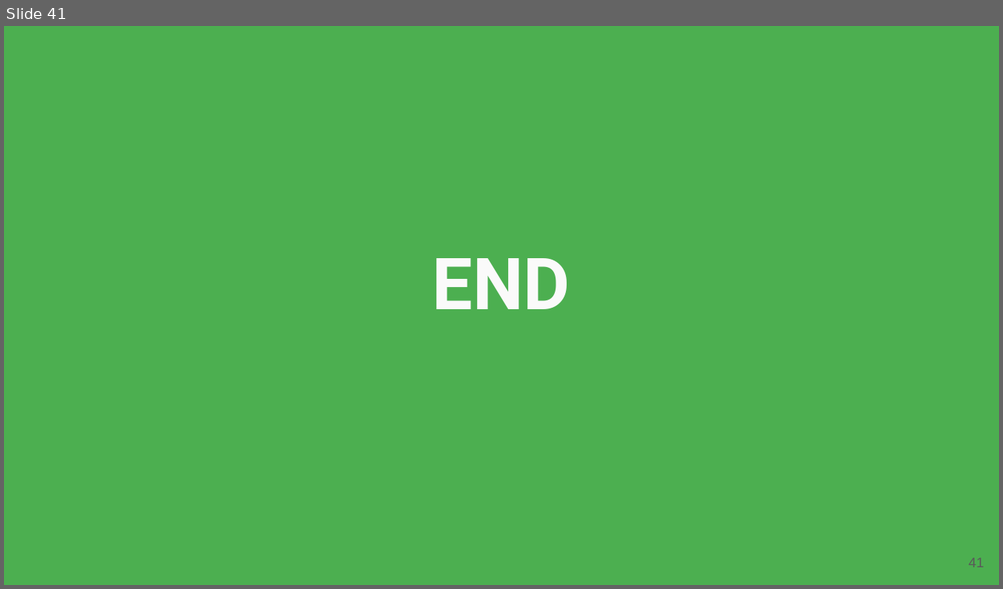
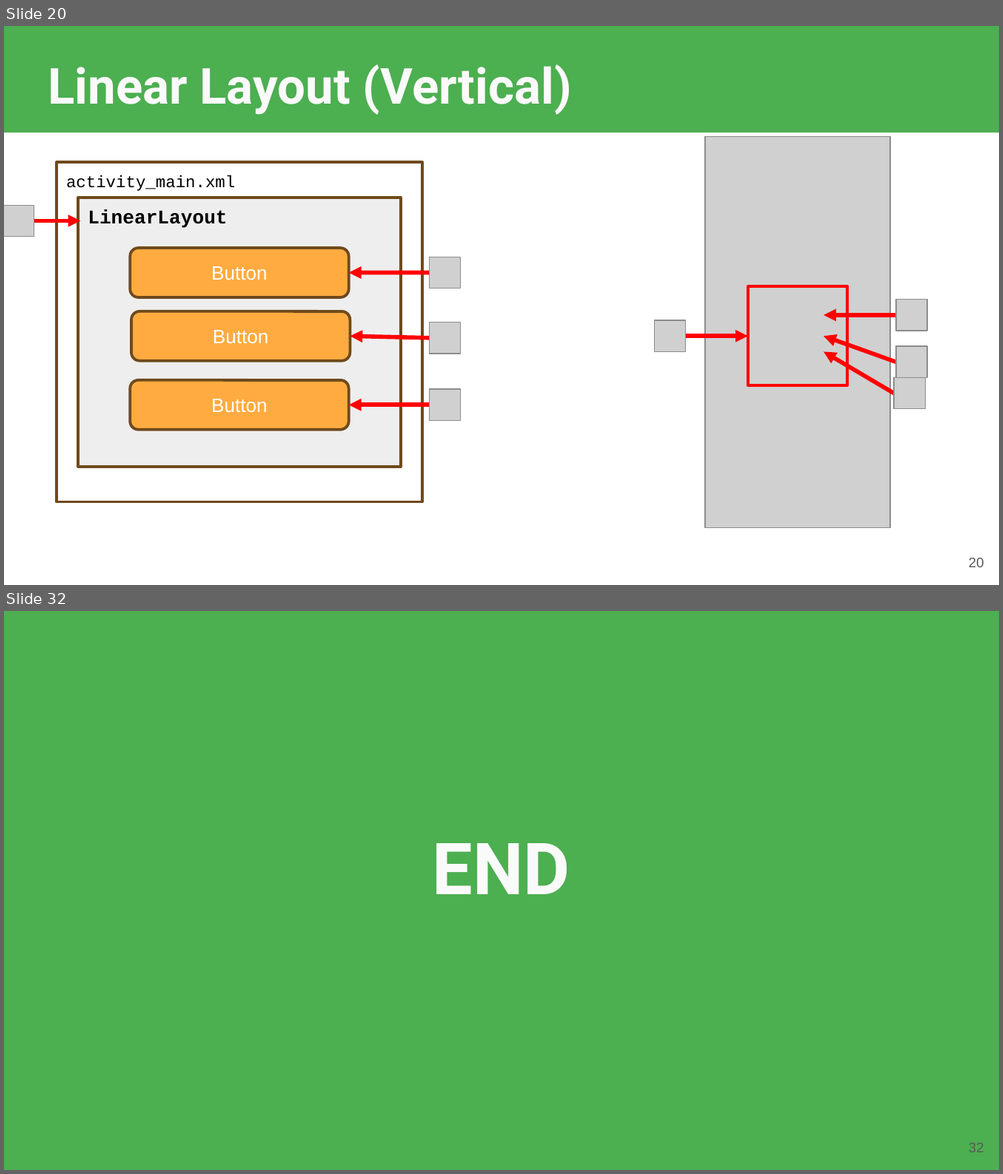
Before and after one commit to robitussin/CTAPDEVL, a slide deck: 3 - User Interface/Layout.pptx. Shown one above the other, each under a label of ours: slide 41 before the commit, slides 20 and 32 after it; the slides between them are not shown. The pictures are 1003x589 and 1003x1174 pixels, drawn with LibreOffice and Linux fonts; fonts in the diff are those of the drawing; grey boxes stand for pictures; background and template pictures are left out. Boxes give left, top, right and bottom in pixels: in the first picture for what was removed or moved away, otherwise in the second. Text is boxed around its words. In the diff, an @@ line names an element or a change of style, - is before the commit and + after.

Commit message:
Updated views and layouts

```diff
--- a/3 - User Interface/Layout.pptx
+++ b/3 - User Interface/Layout.pptx
@@ slide 20 added at (4,26,999,585), background #FFFFFF @@
@@ rectangle added at (4,26,999,133), fill #4CAF50 @@
@@ title added at (48,64,572,115), 36 pt, text #FAFAFA, bold @@
+Linear Layout (Vertical)
@@ picture added at (706,136,891,528) @@
@@ picture added at (4,205,34,236) @@
@@ arrow added from (34, 221) to (80, 221), #FF0000 3 pt @@
@@ picture added at (429,257,460,287) @@
@@ arrow added from (429, 272) to (349, 272), #FF0000 3 pt @@
@@ rectangle added at (748,286,848,386), outline #FF0000 2 pt @@
@@ picture added at (896,300,927,330) @@
@@ arrow added from (429, 338) to (350, 336), #FF0000 3 pt @@
@@ picture added at (429,323,460,353) @@
@@ picture added at (654,321,686,351) @@
@@ arrow added from (686, 336) to (748, 336), #FF0000 3 pt @@
@@ arrow added from (896, 315) to (823, 315), #FF0000 3 pt @@
@@ arrow added from (896, 362) to (823, 336), #FF0000 3 pt @@
@@ arrow added from (893, 394) to (823, 352), #FF0000 3 pt @@
@@ picture added at (896,346,927,377) @@
@@ group added at (57,162,423,503): 3 rounded rectangles, 2 rectangles @@
+activity_main.xml
+LinearLayout
+Button
+Button
+Button
@@ picture added at (893,378,924,409) @@
@@ picture added at (429,389,460,420) @@
@@ arrow added from (429, 405) to (349, 405), #FF0000 3 pt @@
@@ page number added at (968,558,984,568), 10 pt, text #595959 @@
+20
@@ what was slide 41 is now slide 32 @@
@@ page number at (968,1143,984,1153): text changed @@
-41
+32
```
Also in this commit, not shown: 3 slides changed, 27 other slides added, 37 slides removed.
